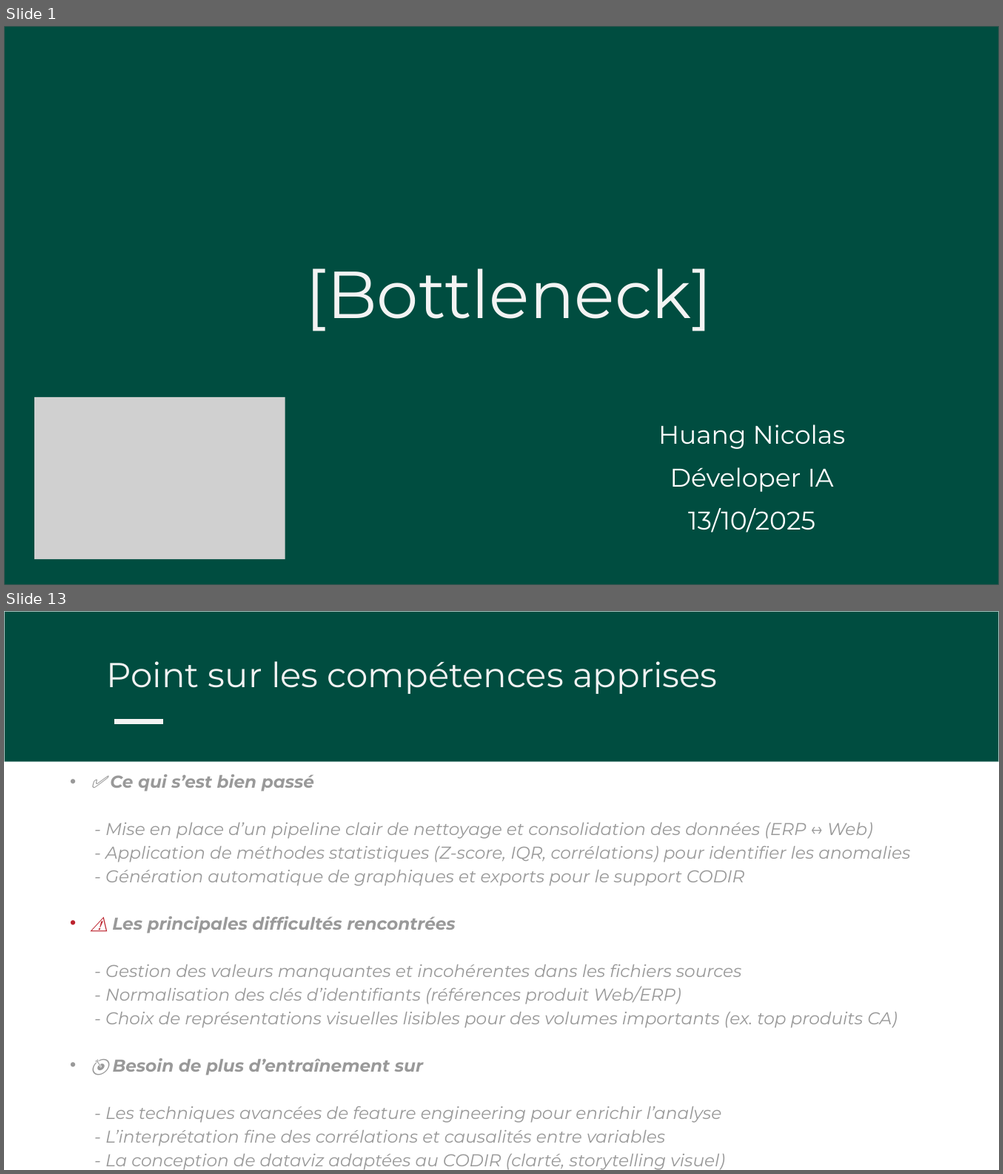
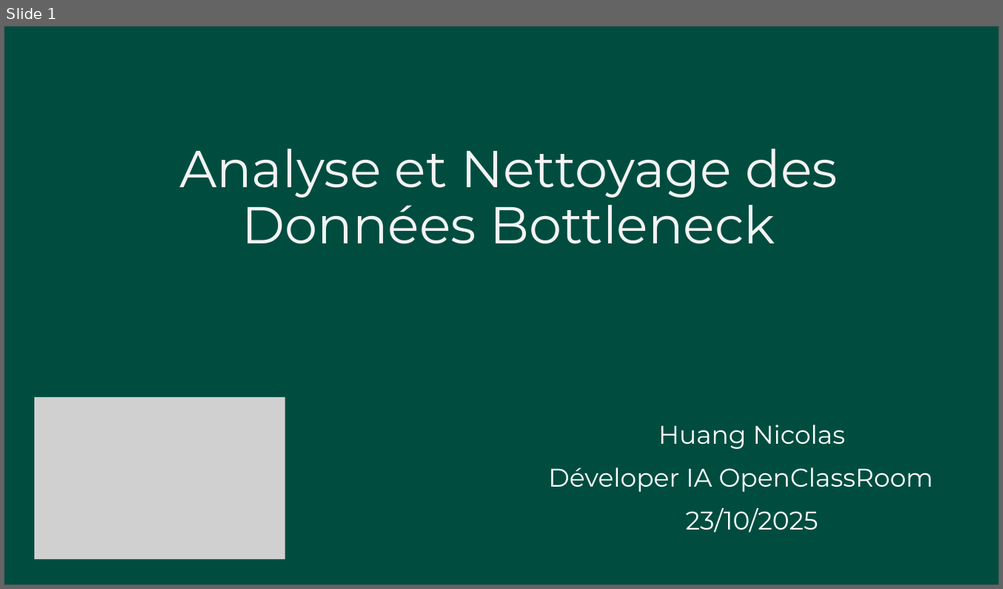
Before and after one commit to hNnicolas/P8_Gestion_donnee_boutique_python, a slide deck: Huang_Nicolas_2_Presentation_Bottleneck_102025.pptx. Shown one above the other, each under a label of ours: slides 1 and 13 before the commit, slide 1 after it; the slides between them are not shown. The pictures are 1003x1174 and 1003x589 pixels, drawn with LibreOffice and Linux fonts; fonts in the diff are those of the drawing; grey boxes stand for pictures. Boxes give left, top, right and bottom in pixels: in the first picture for what was removed or moved away, otherwise in the second. Text is boxed around its words. In the diff, an @@ line names an element or a change of style, - is before the commit and + after.

Commit message:
Mise à jour du notebook, présentation et graphiques d’analyse

```diff
--- a/Huang_Nicolas_2_Presentation_Bottleneck_102025.pptx
+++ b/Huang_Nicolas_2_Presentation_Bottleneck_102025.pptx
@@ slide 13 removed at (4, 611, 999, 1170), background #FFFFFF @@
@@ freeform shape removed at (4, 611, 999, 762) @@
@@ freeform shape removed at (4, 611, 999, 763) @@
@@ text removed at (106, 661, 717, 694) @@
-Point sur les compétences apprises
@@ freeform shape removed at (114, 719, 163, 724) @@
@@ text removed at (105, 775, 910, 1170) @@
-  • ✅ Ce qui s’est bien passé
-- Mise en place d’un pipeline clair de nettoyage et consolidation des données (ERP ↔ Web)
-- Application de méthodes statistiques (Z-score, IQR, corrélations) pour identifier les anomalies
-- Génération automatique de graphiques et exports pour le support CODIR
-  • ⚠️ Les principales difficultés rencontrées
-- Gestion des valeurs manquantes et incohérentes dans les fichiers sources
-- Normalisation des clés d’identifiants (références produit Web/ERP)
-- Choix de représentations visuelles lisibles pour des volumes importants (ex. top produits CA)
-  • 🎯 Besoin de plus d’entraînement sur
-- Les techniques avancées de feature engineering pour enrichir l’analyse
-- L’interprétation fine des corrélations et causalités entre variables
-- La conception de dataviz adaptées au CODIR (clarté, storytelling visuel)
@@ slide 1 changed as well @@
@@ text at (179, 149, 837, 244): text changed; size 96.2 to 75.2 pt @@
-[Bottleneck]
+Analyse et Nettoyage des Données Bottleneck
@@ text at (548, 468, 933, 492): text changed @@
-Déveloper IA
+Déveloper IA OpenClassRoom
@@ text at (686, 508, 818, 533): text changed @@
-13/10/2025
+23/10/2025
```
Also in this commit, not shown: 1 other slide changed, 15 slides added, 10 other slides removed, 14 other files.
